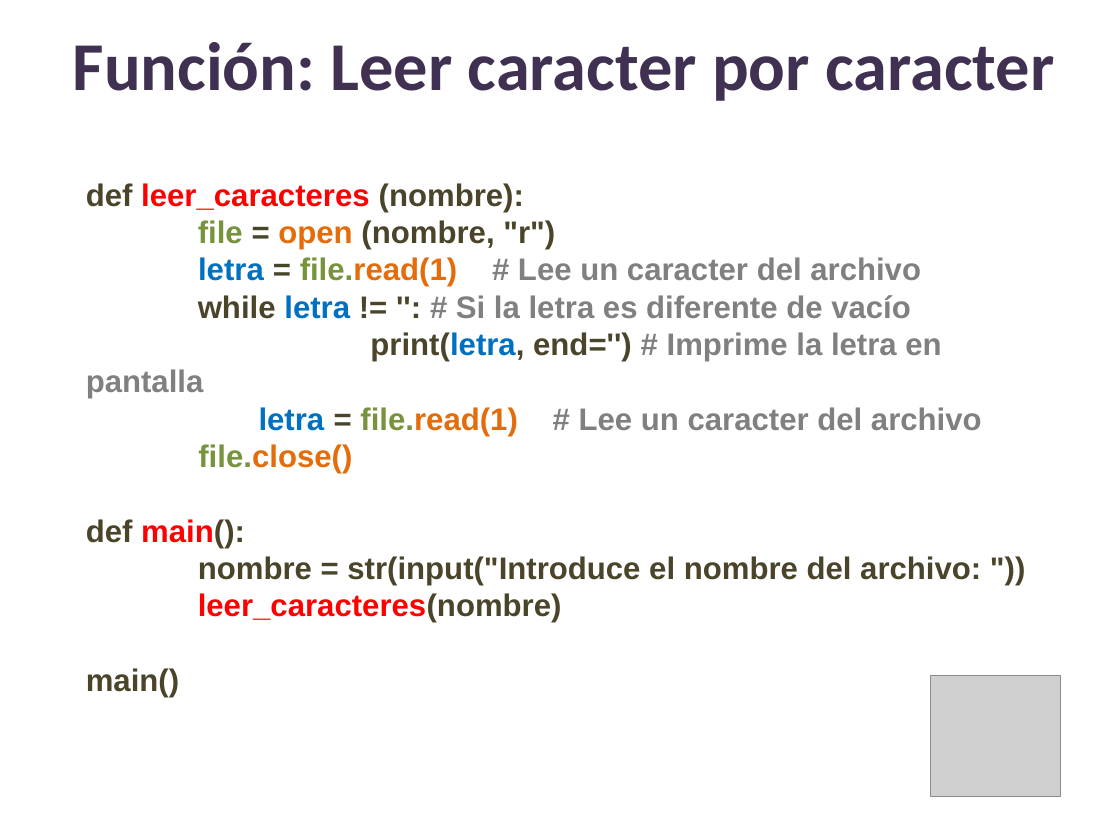
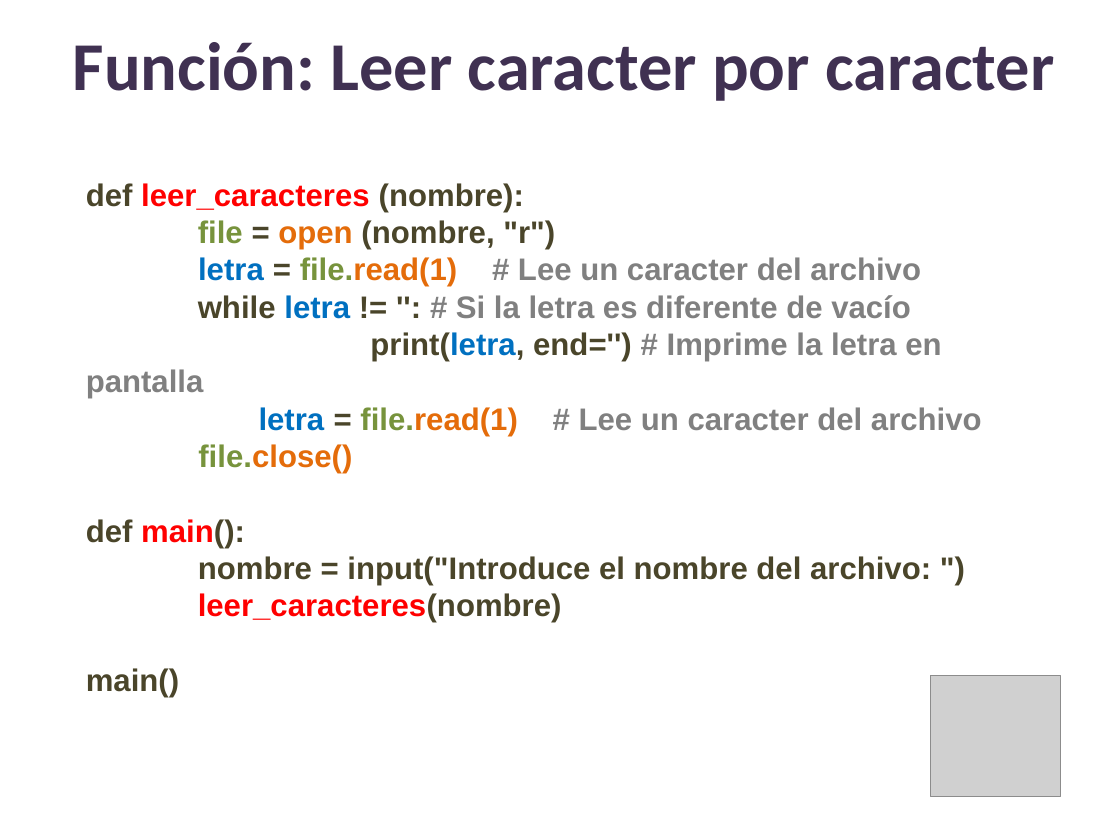
Before and after one commit to lizetheP/PensamientoC, a slide deck: slide 17 of CalendarioAgo2025/presentaciones/12_Archivos.pptx. Drawn at 1120x840 pixels with LibreOffice and Linux fonts; fonts in the diff are those of the drawing; grey boxes stand for pictures. Boxes give left, top, right and bottom in pixels: in the first picture for what was removed or moved away, otherwise in the second. Text is boxed around its words. In the diff, an @@ line names an element or a change of style, - is before the commit and + after.

```diff
--- a/CalendarioAgo2025/presentaciones/12_Archivos.pptx
+++ b/CalendarioAgo2025/presentaciones/12_Archivos.pptx
@@ text at [198, 556, 931, 585]: text changed @@
-nombre = str(input("Introduce el nombre del archivo: "))
+nombre = input("Introduce el nombre del archivo: ")
```
Also in this commit, not shown: 1 other slide changed, 2 other files.
